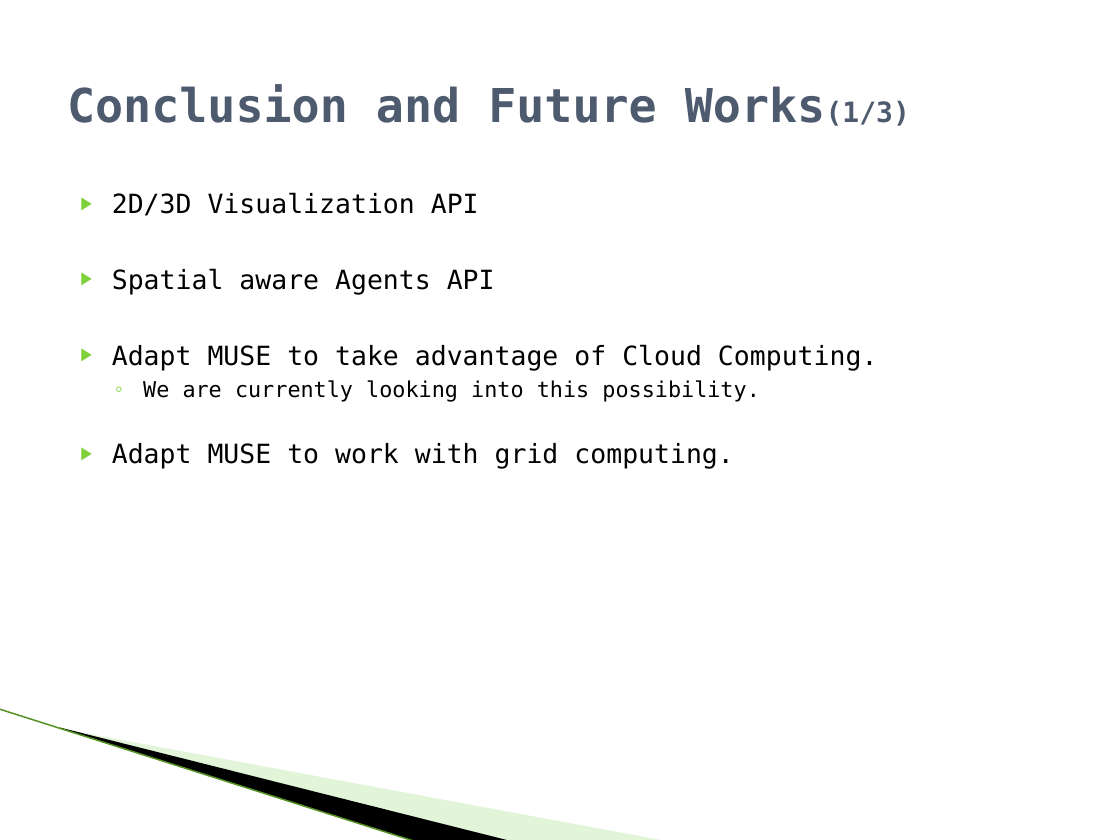
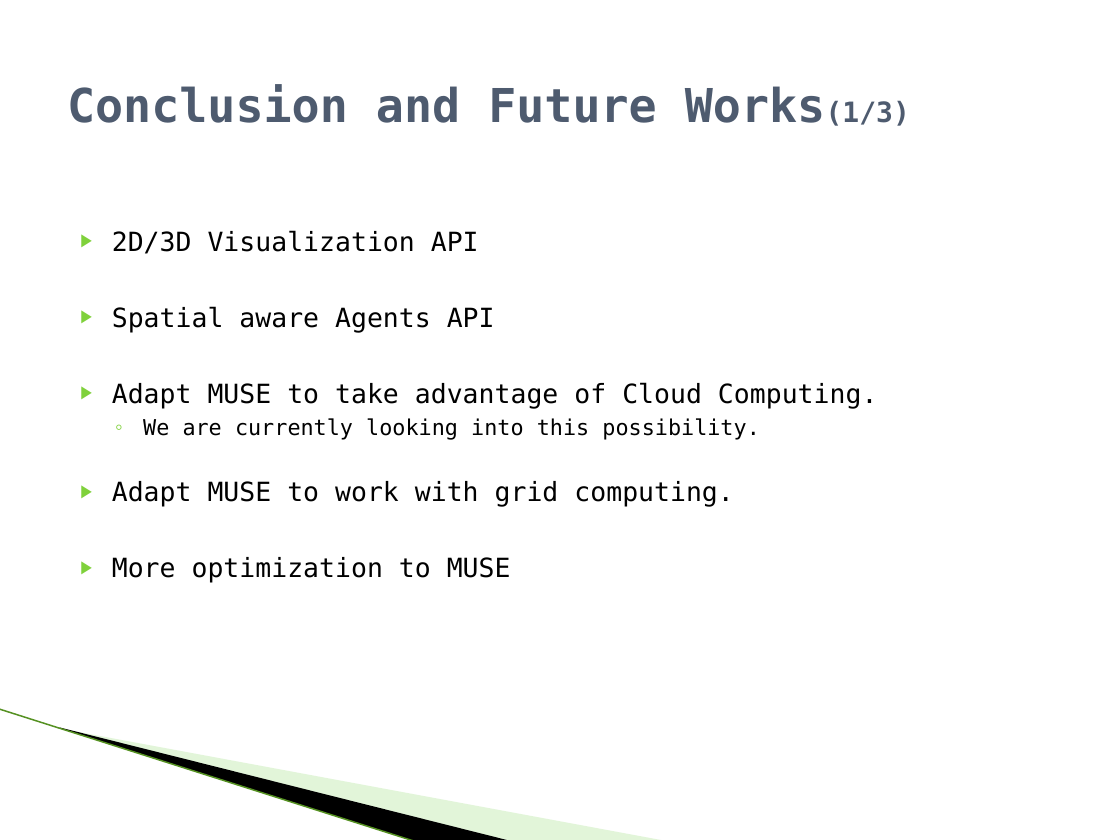
Before and after one commit to raodj/muse, a slide deck: slide 23 of Thesis/MUSE_Defense_presentation.pptx (slide 20 before the commit). Drawn at 1120x840 pixels with LibreOffice and Linux fonts; fonts in the diff are those of the drawing; background and template pictures are left out. Boxes give left, top, right and bottom in pixels: in the first picture for what was removed or moved away, otherwise in the second. Text is boxed around its words. In the diff, an @@ line names an element or a change of style, - is before the commit and + after.

```diff
--- a/Thesis/MUSE_Defense_presentation.pptx
+++ b/Thesis/MUSE_Defense_presentation.pptx
@@ text at <box>112,557,511,583</box>: paragraph added @@
+▶ More optimization to MUSE
```
Also in this commit, not shown: 8 other slides changed, 3 slides added.
